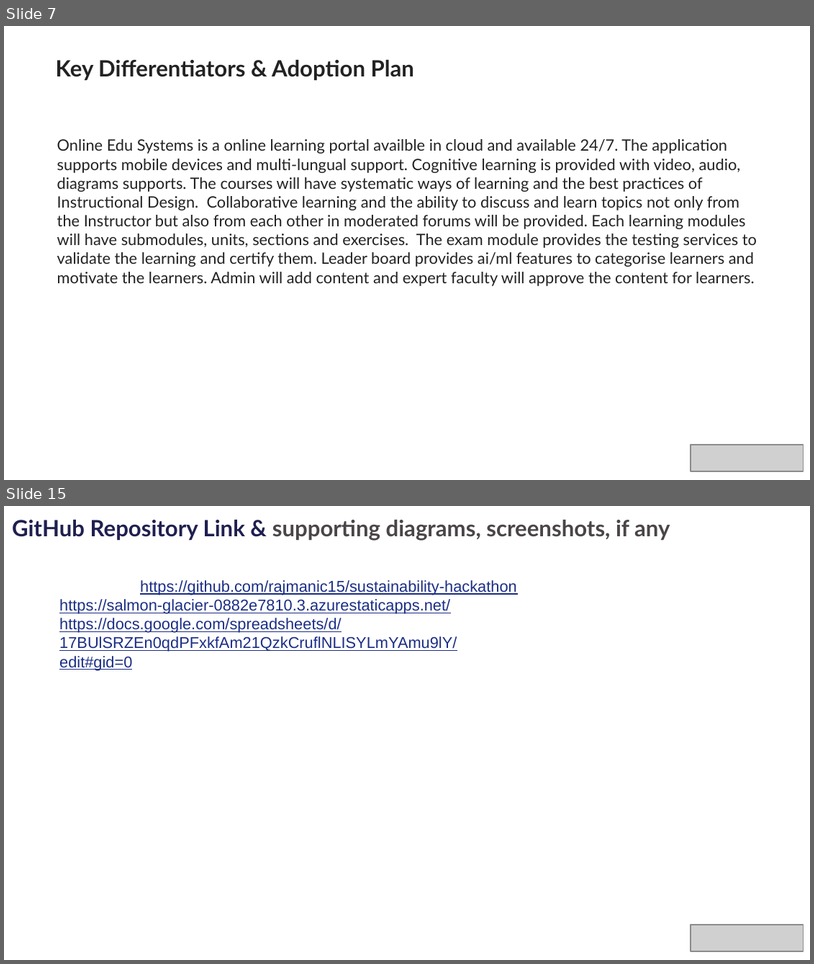
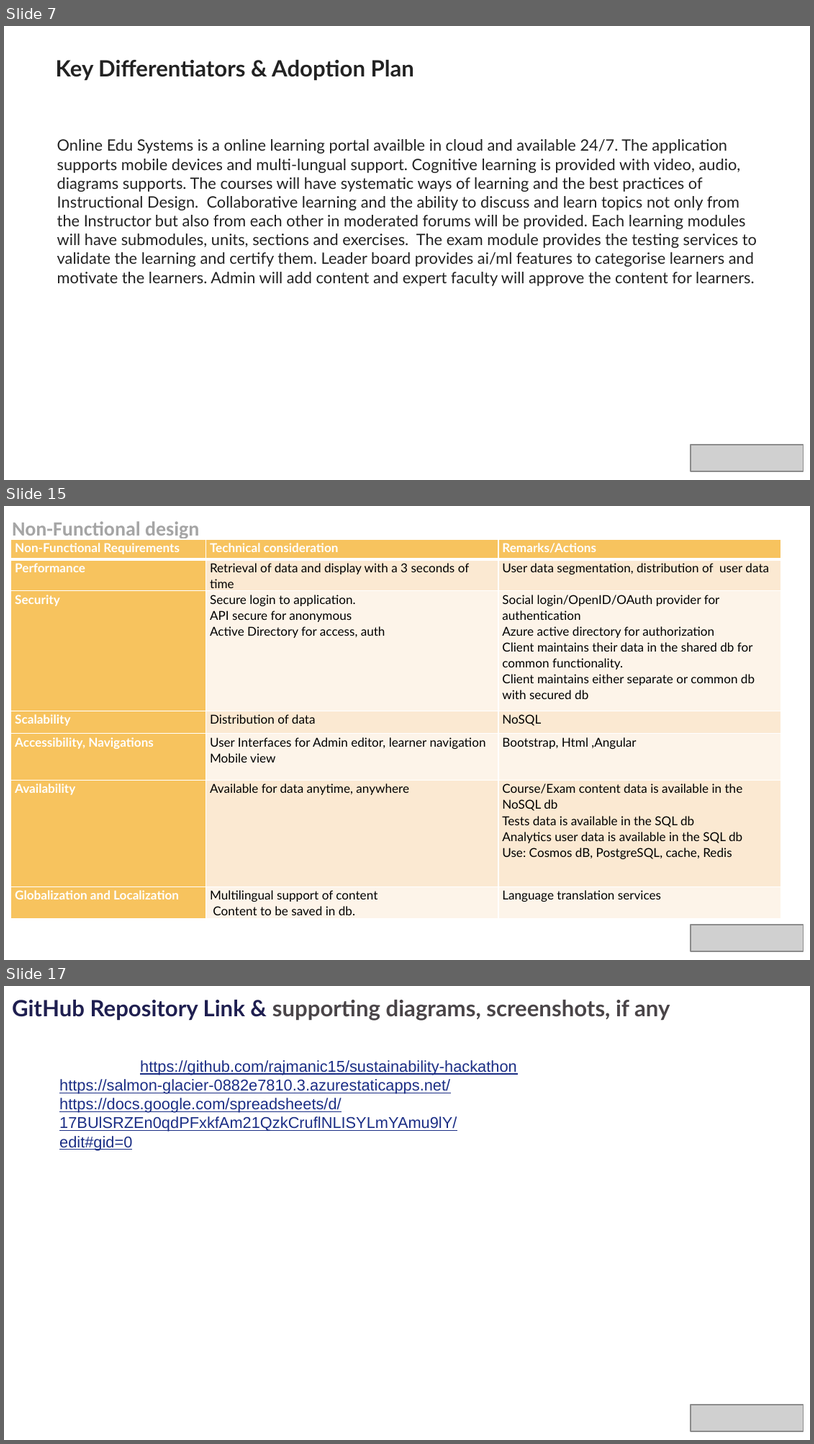
Before and after one commit to rajmanic15/sustainability-hackathon, a slide deck: idea/PLEDGE_TO_PROGRES_Microsoft_Sustainability.pptx. Shown one above the other, each under a label of ours: slides 7 and 15 before the commit, slides 7, 15 and 17 after it; the slides between them are not shown. The pictures are 814x964 and 814x1444 pixels, drawn with LibreOffice and Linux fonts; fonts in the diff are those of the drawing; grey boxes stand for pictures; background and template pictures are left out. Boxes give left, top, right and bottom in pixels: in the first picture for what was removed or moved away, otherwise in the second. Text is boxed around its words. In the diff, an @@ line names an element or a change of style, - is before the commit and + after.

```diff
--- a/idea/PLEDGE_TO_PROGRES_Microsoft_Sustainability.pptx
+++ b/idea/PLEDGE_TO_PROGRES_Microsoft_Sustainability.pptx
@@ slide 15 added at [4, 506, 810, 960], background #FFFFFF; not listed: 2 template elements that a slide beside it also shows @@
@@ text added at [12, 521, 199, 541], 18 pt, text #A5A5A5, bold @@
+Non-Functional design
@@ table added at [11, 539, 782, 918], 7 rows, 3 columns @@
+Non-Functional Requirements | Technical consideration | Remarks/Actions
+Performance | Retrieval of data and display with a 3 seconds of time | User data segmentation, distribution of user data
+Security | Secure login to application. / API secure for anonymous / Active Directory for access, auth | Social login/OpenID/OAuth provider for authentication / Azure active directory for authorization / Client maintains their data in the shared db for common functionality. / Client maintains either separate or common db with secured db
+Scalability | Distribution of data | NoSQL
+Accessibility, Navigations | User Interfaces for Admin editor, learner navigation / Mobile view | Bootstrap, Html ,Angular
+Availability | Available for data anytime, anywhere | Course/Exam content data is available in the NoSQL db / Tests data is available in the SQL db / Analytics user data is available in the SQL db / Use: Cosmos dB, PostgreSQL, cache, Redis
+Globalization and Localization | Multilingual support of content / Content to be saved in db. | Language translation services
@@ picture added at [691, 924, 803, 951] @@
@@ what was slide 15 is now slide 17 @@
```
Also in this commit, not shown: 13 slides changed, 1 other slide added.
